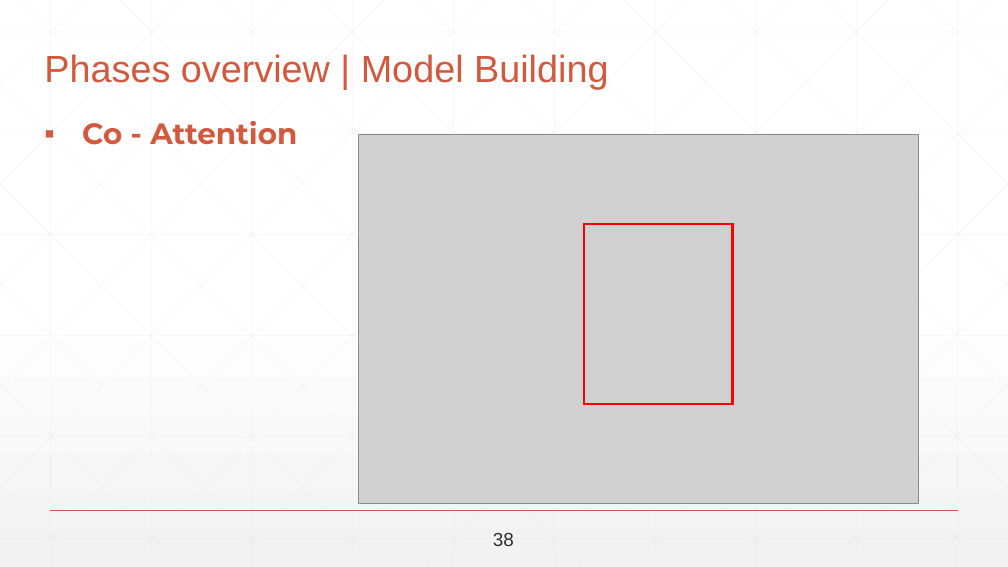
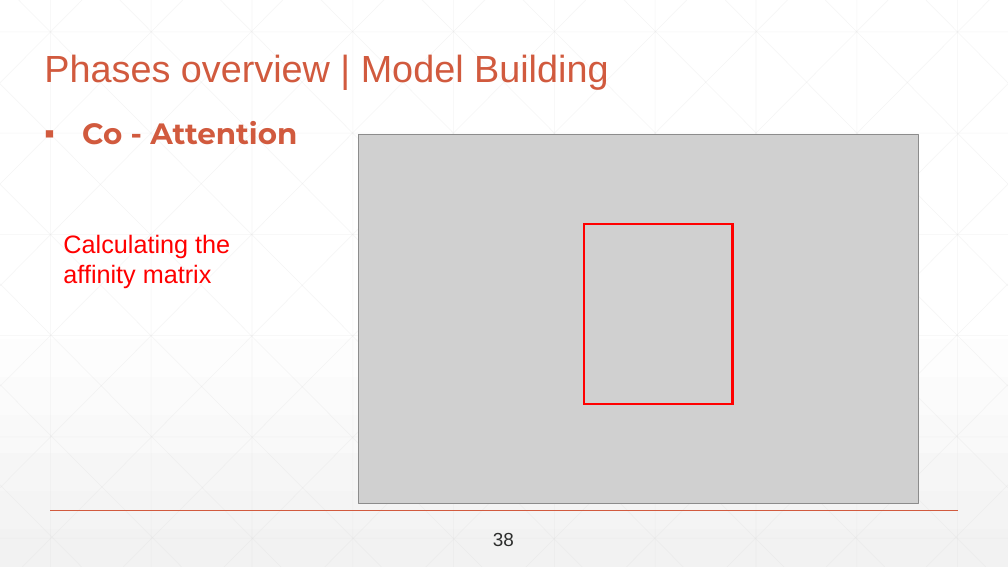
Before and after one commit to abdallahshaaban/Visual-Question-Answering, a slide deck: slide 55 of Seminars + Proposal + Documentation/Final Seminar/Visual-QA-Final-Seminar-2017.pptx. Drawn at 1008x567 pixels with LibreOffice and Linux fonts; fonts in the diff are those of the drawing; grey boxes stand for pictures. Boxes give left, top, right and bottom in pixels: in the first picture for what was removed or moved away, otherwise in the second. Text is boxed around its words. In the diff, an @@ line names an element or a change of style, - is before the commit and + after.

```diff
--- a/Seminars + Proposal + Documentation/Final Seminar/Visual-QA-Final-Seminar-2017.pptx
+++ b/Seminars + Proposal + Documentation/Final Seminar/Visual-QA-Final-Seminar-2017.pptx
@@ text added at [63, 234, 230, 289], 24 pt, text #FF0000 @@
+Calculating the affinity matrix
```
Also in this commit, not shown: 2 other slides changed.
